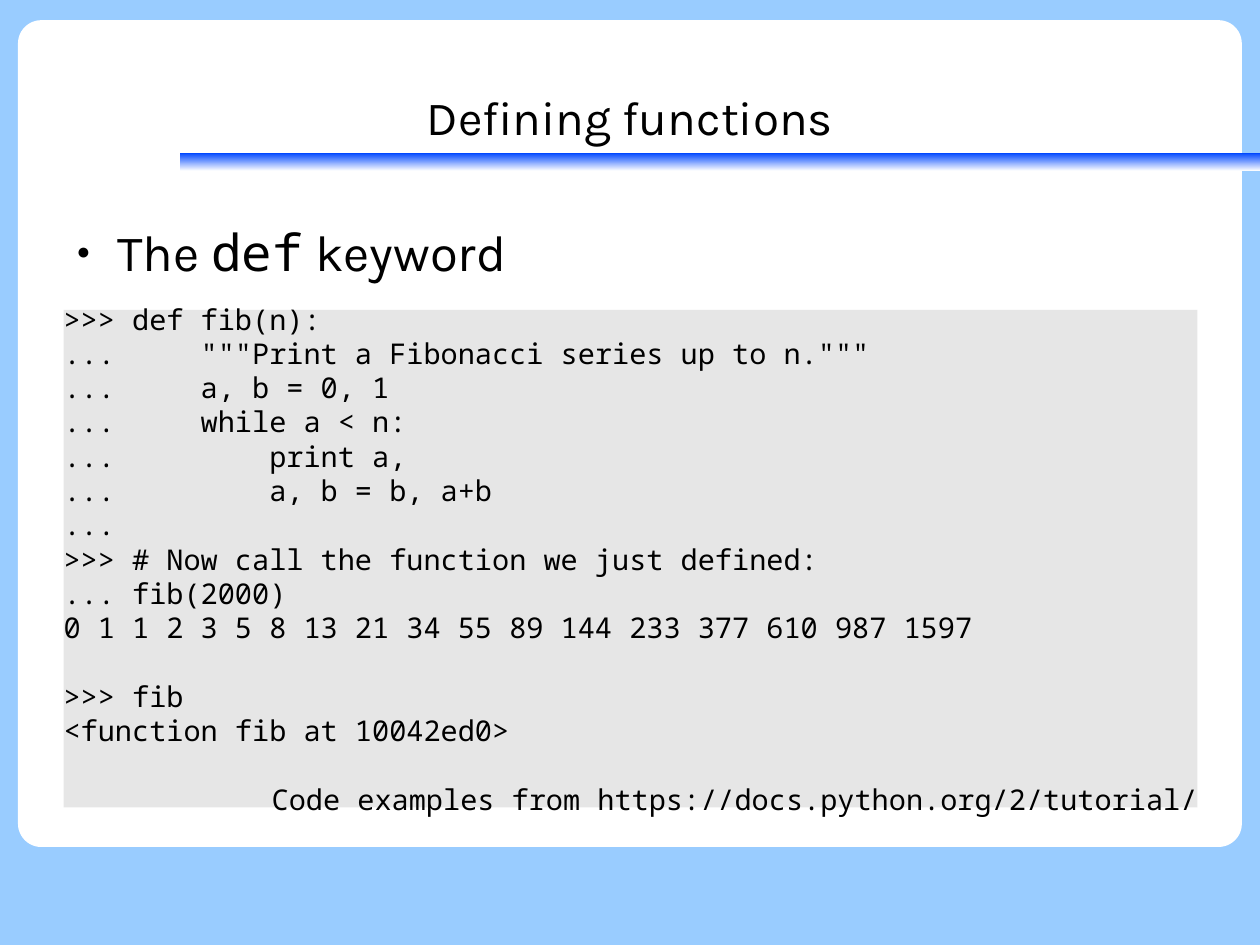
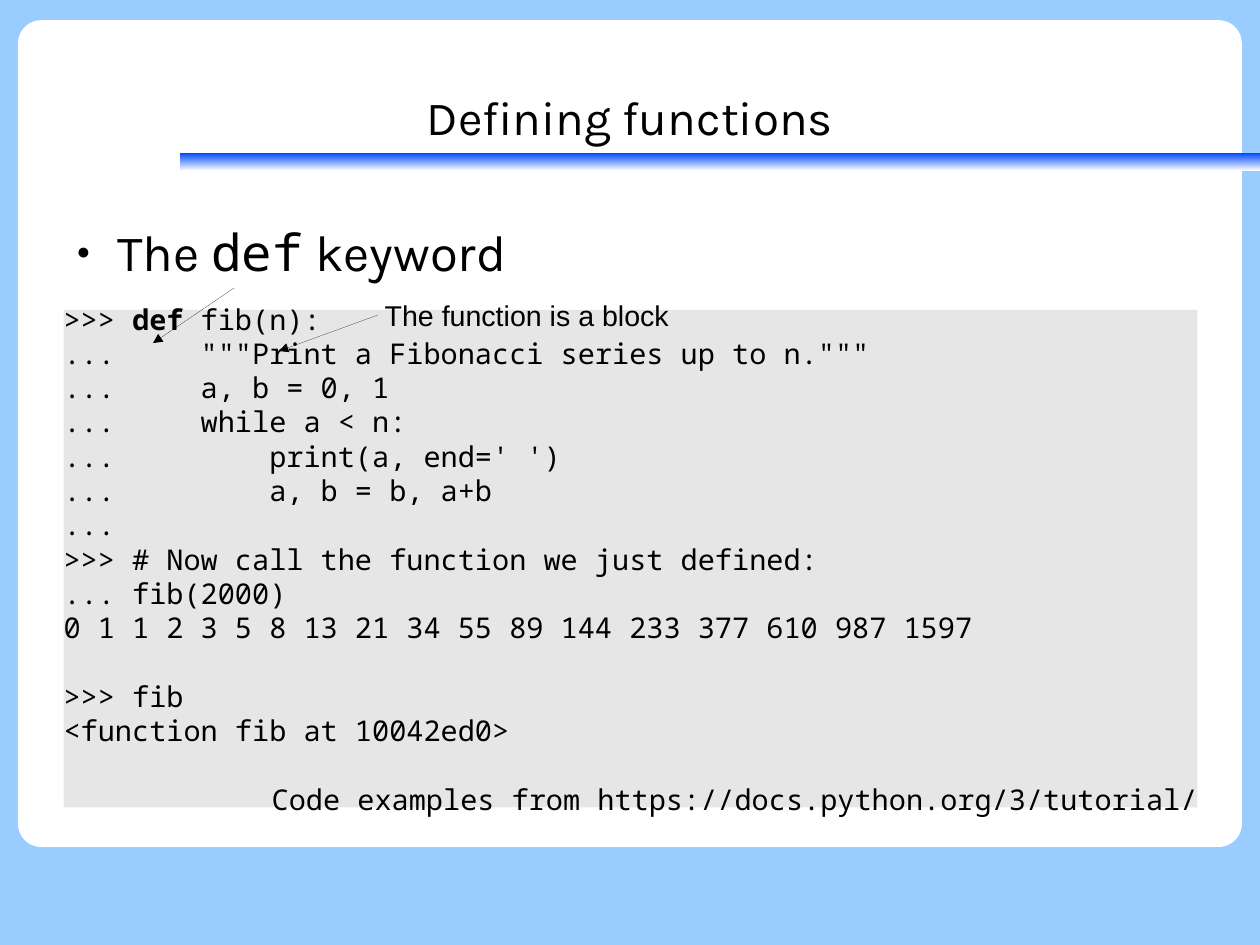
Before and after one commit to KennethNielsen/presentations, a slide deck: slide 83 of python/part1/part1_with_theme.odp (slide 84 before the commit). Drawn at 1260x945 pixels with LibreOffice and Linux fonts; fonts in the diff are those of the drawing; background and template pictures are left out. Boxes give left, top, right and bottom in pixels: in the first picture for what was removed or moved away, otherwise in the second. Text is boxed around its words. In the diff, an @@ line names an element or a change of style, - is before the commit and + after.

Commit message:
Update most of part1 for python 3

```diff
--- a/python/part1/part1_with_theme.odp
+++ b/python/part1/part1_with_theme.odp
@@ arrow added from (234, 288) to (153, 343), #000000 0 pt @@
@@ text in rectangle at (132, 303, 321, 338): bold on in "def" @@
@@ arrow added from (378, 316) to (279, 351), #000000 0 pt @@
@@ text added at (385, 305, 669, 327), 18 pt, text #000000 @@
+The function is a block
@@ text in rectangle at (269, 445, 510, 474): text changed @@
-... print a,
+... print(a, end=' ')
@@ text in rectangle at (272, 788, 1197, 817): text changed @@
-Code examples from https://docs.python.org/2/tutorial/
+Code examples from https://docs.python.org/3/tutorial/
```
Also in this commit, not shown: 61 other slides changed, 6 slides added, 7 slides removed, 1 other file.
